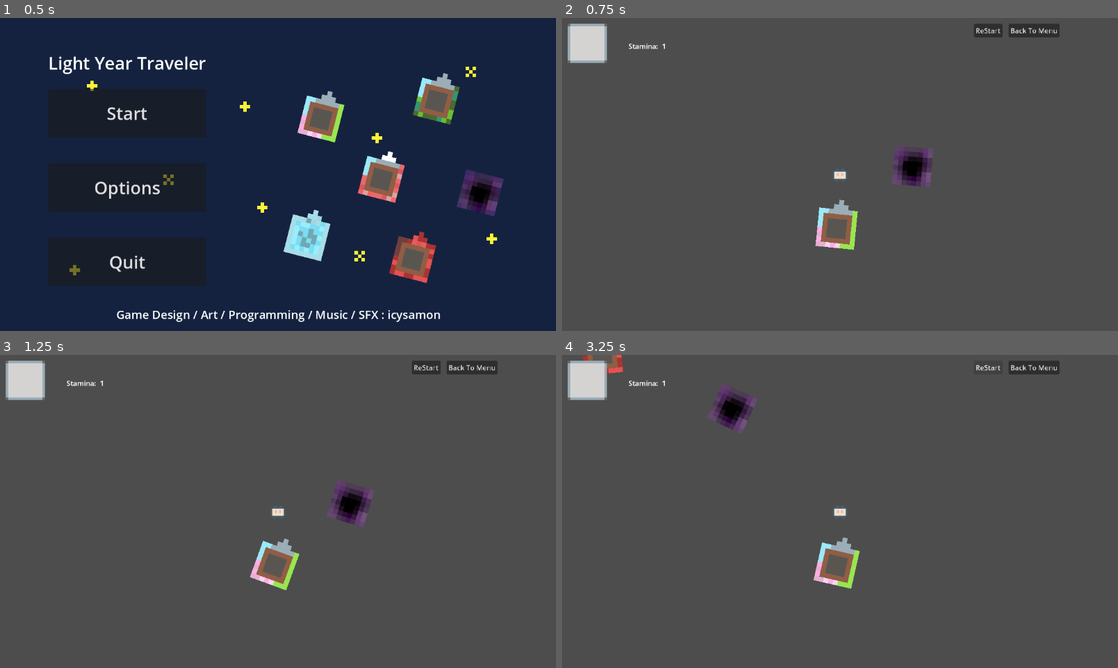
Above: before the commit, frames 1-4 (two rows, left to right).
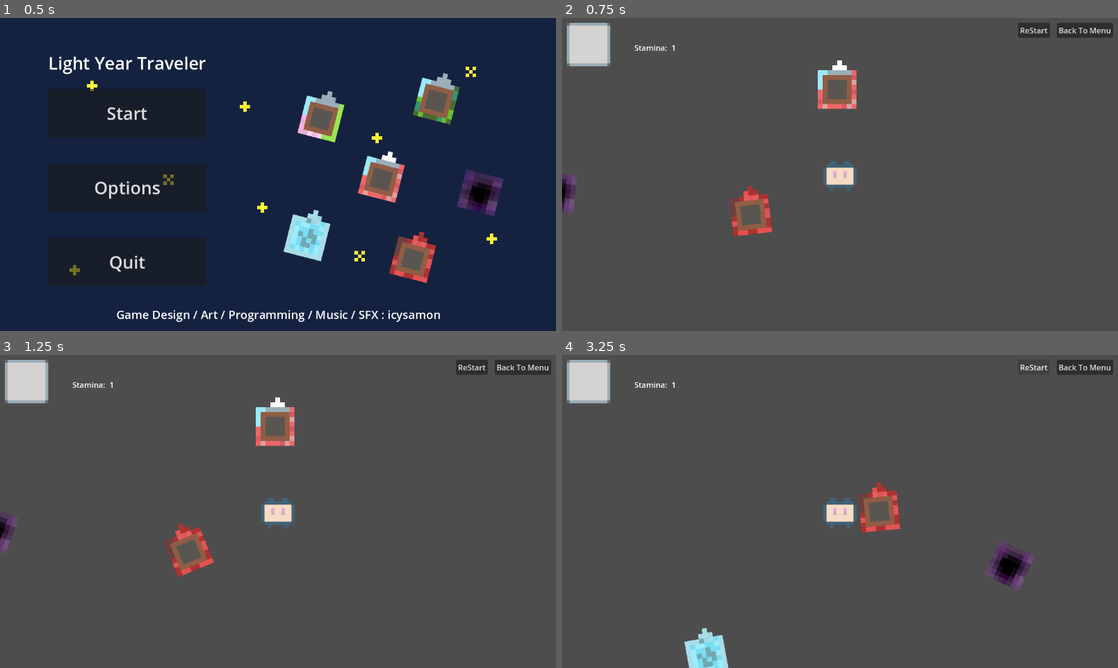
Above: after the commit, the same moments.

Repository: icysamon/LightYearsTraveler
Game: Godot game, scene res://scene/main/menu.tscn
The game is run twice, just before and just after one commit, with the same random seed, the same clock (stepped at 60 frames per second) and the same inputs.
Inputs:
- Up to frame 1 (0.5 s): no input
- Up to frame 2 (0.75 s): click "Start" at 0.5 s
- Up to frame 3 (1.25 s): no input
- Up to frame 4 (3.25 s): click "ReStart" at 1.25 s; click "ReStart" at 2 s; click "ReStart" at 2.75 s

Frame 1 is identical in both runs. In frame 2, 4.8% of the frame differs, in the area x 0-100%, y 1-75%; in frame 3, 4.8%; in frame 4, 5.3%, in the area x 0-100%, y 0-100%.

Commit message:
fix: UI and camera position

Diff:
--- a/scene/child/player.tscn
+++ b/scene/child/player.tscn
@@ -6,33 +6,29 @@
 [ext_resource type="Script" path="res://scripts/area/player_area.gd" id="4_cmvo7"]
 
 [sub_resource type="RectangleShape2D" id="RectangleShape2D_m1yhp"]
-size = Vector2(10, 9)
+size = Vector2(70, 63)
 
-[node name="Player" type="Node2D"]
+[node name="Player" type="Sprite2D"]
 texture_filter = 1
-scale = Vector2(3, 3)
+scale = Vector2(7, 7)
+texture = ExtResource("1_e5cpc")
 script = ExtResource("1_1c44o")
 
 [node name="Camera2D" type="Camera2D" parent="."]
+scale = Vector2(0.142857, 0.142857)
 
 [node name="UI" parent="Camera2D" instance=ExtResource("3_8hhjv")]
 custom_minimum_size = Vector2(1152, 648)
-offset_left = -191.0
-offset_top = -107.0
-offset_right = 1087.0
-offset_bottom = 610.0
-scale = Vector2(0.3, 0.3)
 size_flags_horizontal = 4
 size_flags_vertical = 4
 mouse_filter = 1
 
-[node name="Sprite2D" type="Sprite2D" parent="."]
-texture = ExtResource("1_e5cpc")
-
 [node name="Area2D" type="Area2D" parent="."]
+scale = Vector2(0.142857, 0.142857)
 script = ExtResource("4_cmvo7")
 metadata/type = "Player"
 
 [node name="CollisionShape2D" type="CollisionShape2D" parent="Area2D"]
-position = Vector2(0, 0.5)
+position = Vector2(-1.96695e-06, 3.5)
+scale = Vector2(1, 1)
 shape = SubResource("RectangleShape2D_m1yhp")
--- a/scene/child/tip.tscn
+++ b/scene/child/tip.tscn
@@ -8,8 +8,15 @@
 
 [node name="Tip" type="TextureRect"]
 texture_filter = 1
-offset_right = 160.0
-offset_bottom = 90.0
+anchors_preset = 5
+anchor_left = 0.5
+anchor_right = 0.5
+offset_left = -247.0
+offset_top = 34.0
+offset_right = 253.0
+offset_bottom = 114.0
+grow_horizontal = 2
+size_flags_horizontal = 4
 texture = ExtResource("1_n1gxc")
 script = ExtResource("2_qmeje")
 
@@ -20,10 +27,10 @@
 anchor_top = 0.5
 anchor_right = 0.5
 anchor_bottom = 0.5
-offset_left = -73.0
-offset_top = -37.0
-offset_right = 74.0
-offset_bottom = -6.0
+offset_left = -71.0
+offset_top = -28.0
+offset_right = 76.0
+offset_bottom = 3.0
 grow_horizontal = 2
 grow_vertical = 2
 text = "This planet has no energy left."
@@ -31,10 +38,10 @@
 
 [node name="Description" type="Label" parent="."]
 layout_mode = 0
-offset_left = 11.0
-offset_top = 48.0
-offset_right = 150.0
-offset_bottom = 76.0
+offset_left = 37.0
+offset_top = 39.0
+offset_right = 472.0
+offset_bottom = 67.0
 
 [node name="Timer" type="Timer" parent="."]
 wait_time = 4.0
--- a/scene/main/global.tscn
+++ b/scene/main/global.tscn
@@ -18,7 +18,6 @@
 script = ExtResource("1_njcqn")
 
 [node name="Player" parent="." instance=ExtResource("3_w17ff")]
-position = Vector2(574, 325)
 
 [node name="Planet" parent="." instance=ExtResource("2_yc56x")]
 position = Vector2(567, 437)
--- a/scripts/planet.gd
+++ b/scripts/planet.gd
@@ -73,7 +73,7 @@
 func _on_area_2d_area_entered(area):
 	# get player node
 	if area.area_type == "player":
-		player = area.owner
+		player = area.owner # get player parent node
 		get_planet = false
 		get_player = true
 
@@ -81,11 +81,11 @@
 		if not flag_first_enter:
 			flag_first_enter = true
 			var tip = TIP.instantiate()
-			tip.scale = Vector2.ONE * 0.5
-			#print(tip.event_name.text)
+
+			# set tip information
 			tip.event_name = event.name
 			tip.event_description = event.description
-			get_tree().root.get_node("Node2D/Player/Camera2D").add_child(tip)
+			player.get_node("Camera2D/UI").add_child(tip)
 
 	elif area.area_type == "planet":
 		get_player = false
--- a/scripts/player.gd
+++ b/scripts/player.gd
@@ -1,4 +1,4 @@
-extends Node2D
+extends Sprite2D
 
 @onready var GAME_OVER = preload("res://scene/child/game_over.tscn")
 
@@ -6,6 +6,7 @@
 var area_name = "player"
 
 func _process(delta):
+	# game over
 	var game_over = GAME_OVER.instantiate()
 	if stamina <= 0:
 		add_child(game_over)
--- a/scripts/ui.gd
+++ b/scripts/ui.gd
@@ -2,7 +2,7 @@
 
 
 @onready var STAMINA_STATUS = $StaminaSystem/MarginContainer/HBoxContainer/Label_Status
-@onready var player = $"../.."
+@onready var player = owner
 
 
 func _ready():
